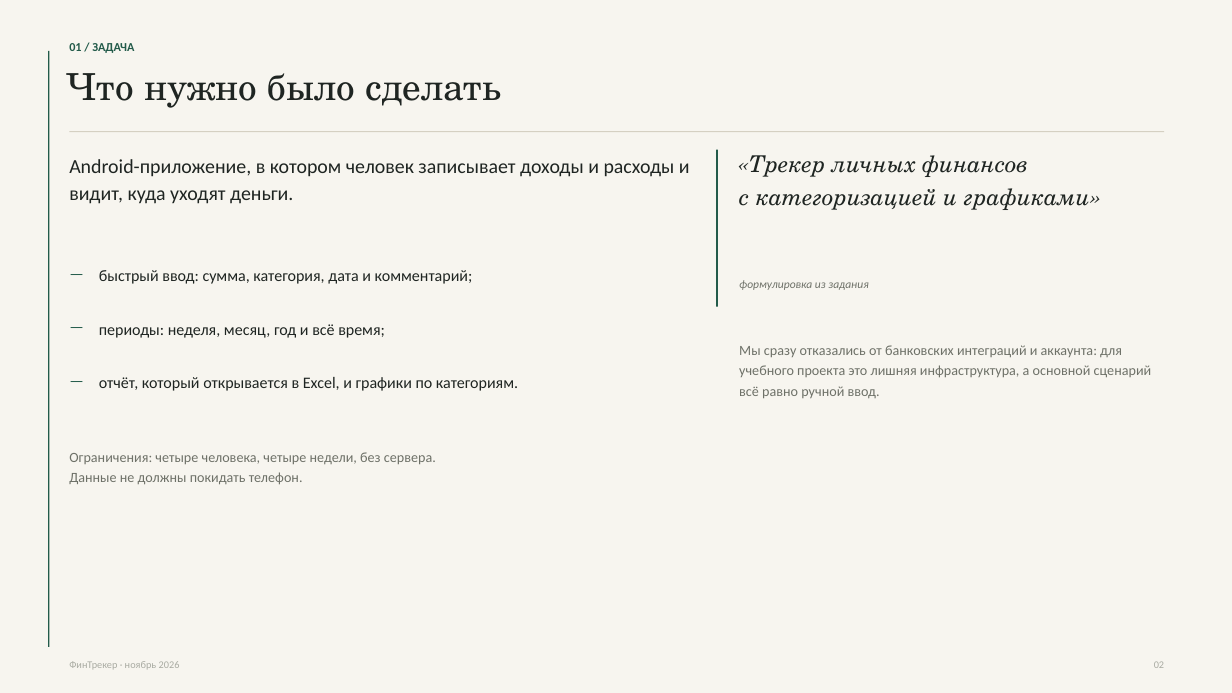
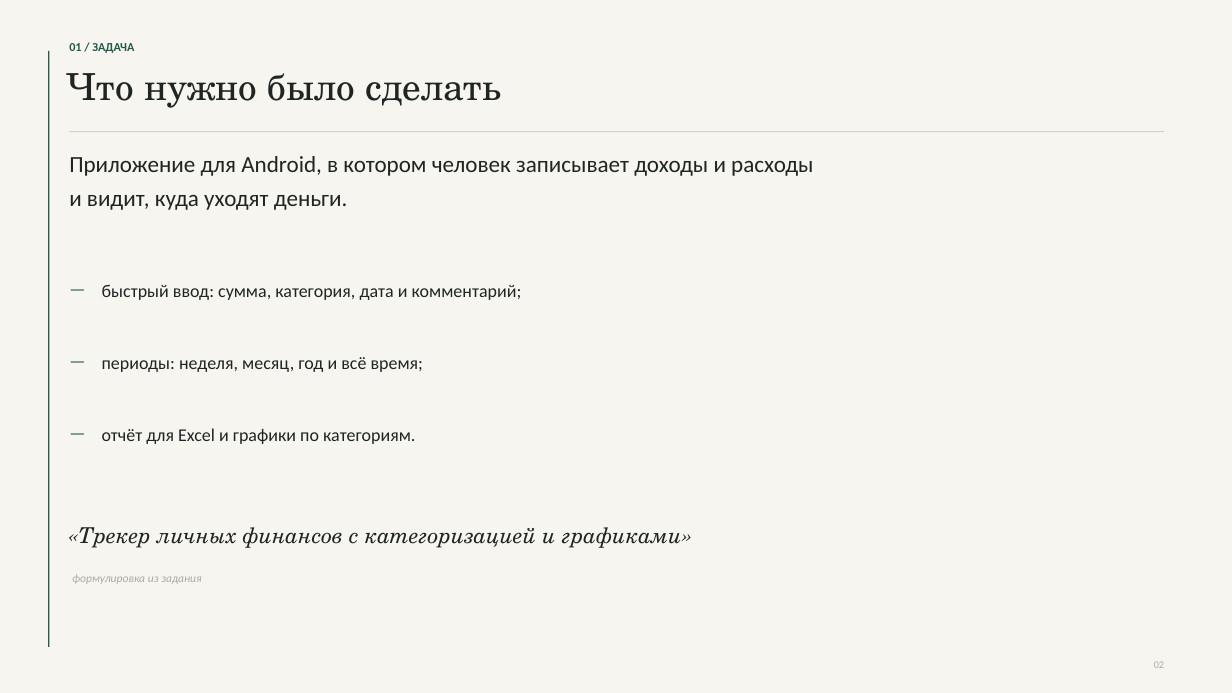
Before and after one commit to Croker0/fintracker, a slide deck: slide 2 of presentation/FinTracker.pptx. Drawn at 1232x693 pixels with LibreOffice and Linux fonts; fonts in the diff are those of the drawing. Boxes give left, top, right and bottom in pixels: in the first picture for what was removed or moved away, otherwise in the second. Text is boxed around its words. In the diff, an @@ line names an element or a change of style, - is before the commit and + after.

```diff
--- a/presentation/FinTracker.pptx
+++ b/presentation/FinTracker.pptx
@@ text at (69, 156, 813, 210): text changed; size 15.5 to 18 pt @@
-Android-приложение, в котором человек записывает доходы и расходы и видит, куда уходят деньги.
+Приложение для Android, в котором человек записывает доходы и расходы
+и видит, куда уходят деньги.
@@ rectangle removed at (716, 150, 718, 307) @@
@@ text "—": place and size @@
-text "—" at (69, 263, 95, 291)
+text "—" at (69, 277, 97, 305)
@@ text "быстрый ввод: сумма, категория, дата ...": place and size @@
-text "быстрый ввод: сумма, категория, дата ..." at (99, 270, 473, 284)
+text "быстрый ввод: сумма, категория, дата ..." at (102, 285, 522, 300)
@@ text "—": place and size @@
-text "—" at (69, 371, 95, 398)
+text "—" at (69, 349, 97, 377)
@@ text "периоды: неделя, месяц, год и ...": place and size @@
-text "периоды: неделя, месяц, год и ..." at (99, 324, 385, 338)
+text "периоды: неделя, месяц, год и ..." at (102, 357, 423, 372)
@@ text removed at (739, 345, 1152, 398) @@
-Мы сразу отказались от банковских интеграций и аккаунта: для учебного проекта это лишняя инфраструктура, а основной сценарий всё равно ручной ввод.
@@ size 12.5 to 14 pt in 5 elements at (102, 285, 522, 300), (69, 277, 97, 305), (69, 349, 97, 377), (102, 357, 423, 372), (69, 421, 97, 449) @@
@@ text "—": place and size @@
-text "—" at (69, 317, 95, 345)
+text "—" at (69, 421, 97, 449)
@@ text at (102, 428, 415, 444): text changed; size 12.5 to 14 pt @@
-отчёт, который открывается в Excel, и графики по категориям.
+отчёт для Excel и графики по категориям.
@@ text removed at (69, 452, 436, 485) @@
-Ограничения: четыре человека, четыре недели, без сервера.
-Данные не должны покидать телефон.
@@ text "«Трекер личных финансов с категоризацией ...": place and size @@
-text "«Трекер личных финансов с категоризацией ..." at (739, 155, 1090, 210)
+text "«Трекер личных финансов с категоризацией ..." at (79, 527, 682, 548)
@@ text "«Трекер личных финансов с категоризацией ..." at (79, 527, 682, 548): size 18 to 17 pt; line spacing 1.18 to 1 @@
@@ text "формулировка из задания": place and size @@
-text "формулировка из задания" at (739, 280, 868, 290)
+text "формулировка из задания" at (72, 574, 201, 584)
@@ text "формулировка из задания" at (72, 574, 201, 584): text colour #6E7168 to #A9ABA2 @@
@@ text removed at (69, 661, 180, 669) @@
-ФинТрекер · ноябрь 2026
```
Also in this commit, not shown: 5 other slides changed, 4 slides added, 5 slides removed.
